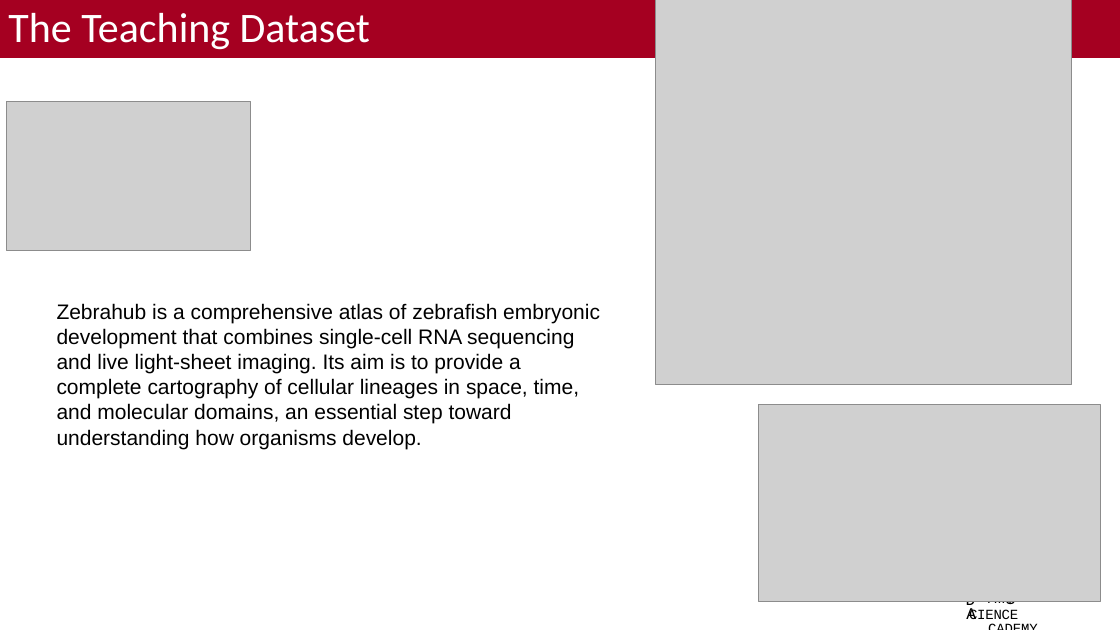
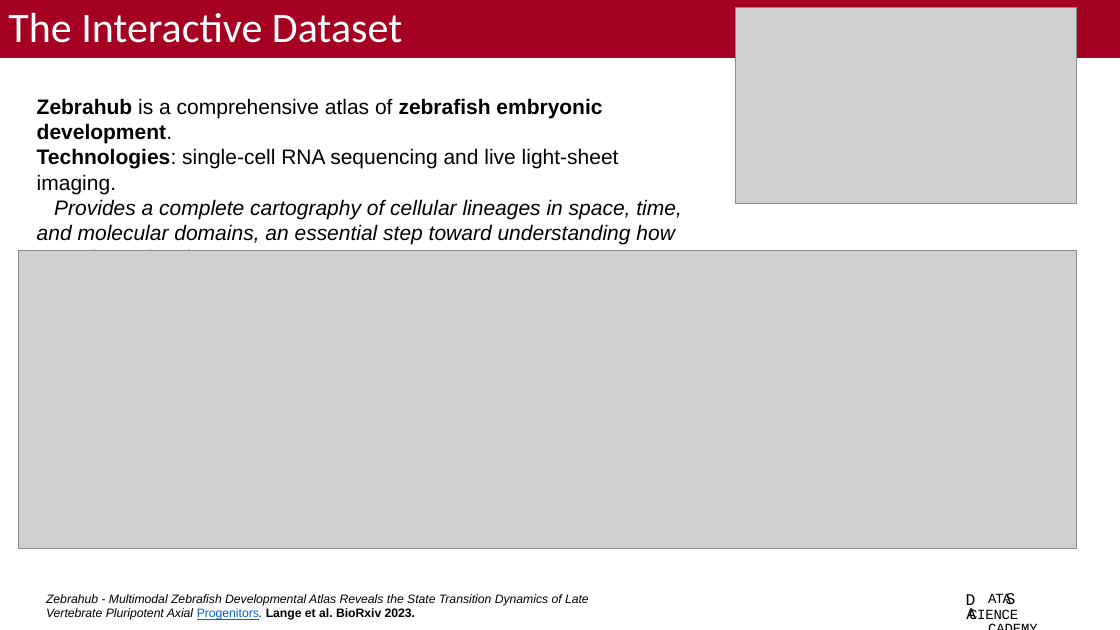
Before and after one commit to bacorli2/scrna_workshop, a slide deck: slide 6 of M0_Intro_Workshop/M0_Introdution_Course.pptx. Drawn at 1120x630 pixels with LibreOffice and Linux fonts; fonts in the diff are those of the drawing; grey boxes stand for pictures; background and template pictures are left out. Boxes give left, top, right and bottom in pixels: in the first picture for what was removed or moved away, otherwise in the second. Text is boxed around its words. In the diff, an @@ line names an element or a change of style, - is before the commit and + after.

```diff
--- a/M0_Intro_Workshop/M0_Introdution_Course.pptx
+++ b/M0_Intro_Workshop/M0_Introdution_Course.pptx
@@ title at box(8, 13, 402, 43): text changed @@
-The Teaching Dataset
+The Interactive Dataset
@@ picture removed at box(655, 0, 1072, 385) @@
@@ picture: place and size @@
-picture at box(759, 405, 1101, 602)
+picture at box(735, 8, 1077, 204)
@@ picture removed at box(6, 101, 251, 250) @@
@@ text at box(37, 98, 681, 251): text changed; italic on @@
-Zebrahub is a comprehensive atlas of zebrafish embryonic development that combines single-cell RNA sequencing and live light-sheet imaging. Its aim is to provide a complete cartography of cellular lineages in space, time, and molecular domains, an essential step toward understanding how organisms develop.
+Zebrahub is a comprehensive atlas of zebrafish embryonic development.
+Technologies: single-cell RNA sequencing and live light-sheet imaging.
+Provides a complete cartography of cellular lineages in space, time, and molecular domains, an essential step toward understanding how organisms develop.
@@ picture added at box(18, 250, 1077, 549) @@
@@ text added at box(46, 594, 589, 620), 10.5 pt, text #000000, italic @@
+Zebrahub - Multimodal Zebrafish Developmental Atlas Reveals the State Transition Dynamics of Late Vertebrate Pluripotent Axial Progenitors. Lange et al. BioRxiv 2023.
```
Also in this commit, not shown: 2 other slides changed, 1 slide added, 1 other file.
